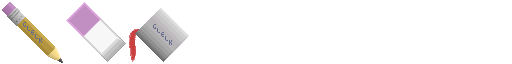
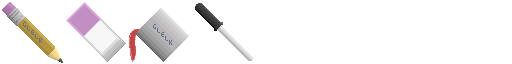
Layer changes from the first 512 × 64 image to the second:
added layer "Pipette" above "Bin" over [195, 3, 253, 61]
